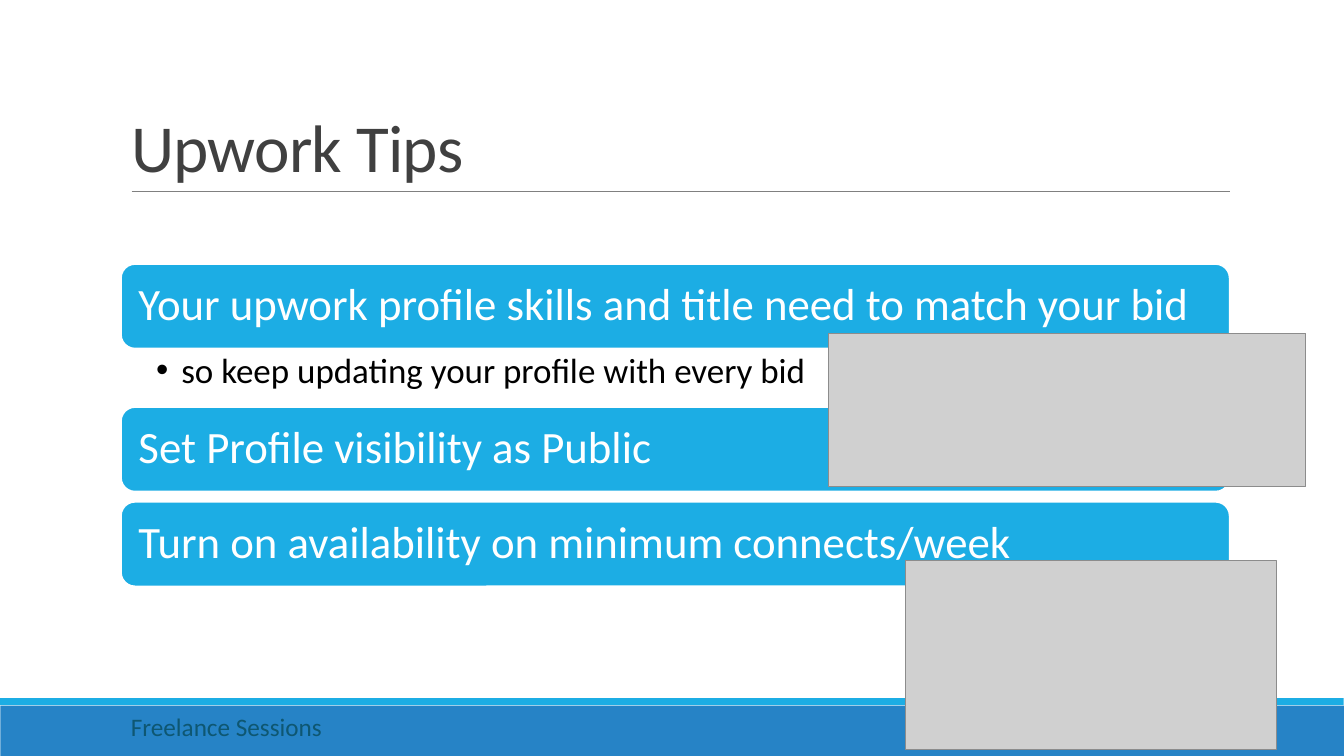
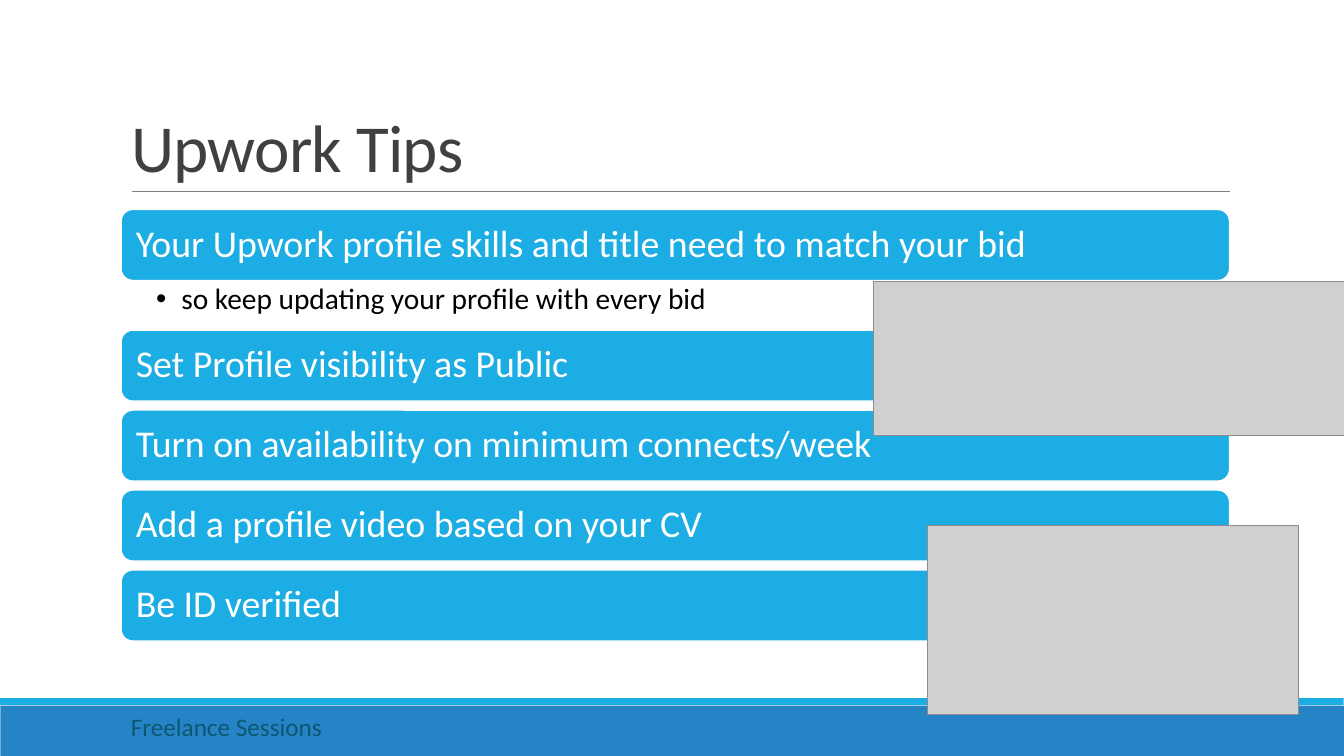
Before and after one commit to rishigujadhur1/Slides, a slide deck: slide 9 of Freelancing/Freelance Session 1.pptx (slide 10 before the commit). Drawn at 1344x756 pixels with LibreOffice and Linux fonts; fonts in the diff are those of the drawing; grey boxes stand for pictures. Boxes give left, top, right and bottom in pixels: in the first picture for what was removed or moved away, otherwise in the second. Text is boxed around its words. In the diff, an @@ line names an element or a change of style, - is before the commit and + after.

Commit message:
Service proposal and Interview tips from Upwork

```diff
--- a/Freelancing/Freelance Session 1.pptx
+++ b/Freelancing/Freelance Session 1.pptx
@@ text at box(136, 230, 1025, 263): text changed; size 32 to 27 pt @@
-Your upwork profile skills and title need to match your bid
+Your Upwork profile skills and title need to match your bid
@@ text "so keep updating your profile ...": place and size @@
-text "so keep updating your profile ..." at box(181, 358, 805, 389)
+text "so keep updating your profile ..." at box(181, 288, 706, 314)
@@ text "so keep updating your profile ..." at box(181, 288, 706, 314): size 25 to 21 pt @@
@@ picture: place and size @@
-picture at box(829, 334, 1307, 487)
+picture at box(874, 282, 1344, 436)
@@ rounded rectangle: place and size @@
-rounded rectangle at box(121, 264, 1230, 349)
+rounded rectangle at box(121, 330, 1230, 401)
@@ text "Set Profile visibility as Public": place and size @@
-text "Set Profile visibility as Public" at box(138, 432, 651, 471)
+text "Set Profile visibility as Public" at box(136, 350, 569, 383)
@@ text "Set Profile visibility as Public" at box(136, 350, 569, 383): size 32 to 27 pt; less space between paragraphs @@
@@ rounded rectangle: place and size @@
-rounded rectangle at box(121, 407, 1230, 492)
+rounded rectangle at box(121, 410, 1230, 482)
@@ text "Turn on availability on minimum ..." at box(136, 430, 872, 463): size 32 to 27 pt; less space between paragraphs @@
@@ text "Turn on availability on minimum ...": place and size @@
-text "Turn on availability on minimum ..." at box(138, 527, 1010, 570)
+text "Turn on availability on minimum ..." at box(136, 430, 872, 463)
@@ rounded rectangle: place and size @@
-rounded rectangle at box(121, 502, 1230, 587)
+rounded rectangle at box(121, 490, 1230, 562)
@@ picture: place and size @@
-picture at box(905, 562, 1276, 750)
+picture at box(928, 526, 1299, 715)
@@ group added at box(121, 210, 1230, 641): 2 rounded rectangles, 2 texts @@
+Add a profile video based on your CV
+Be ID verified
```
Also in this commit, not shown: 3 other slides changed, 3 slides added, 1 slide removed.
